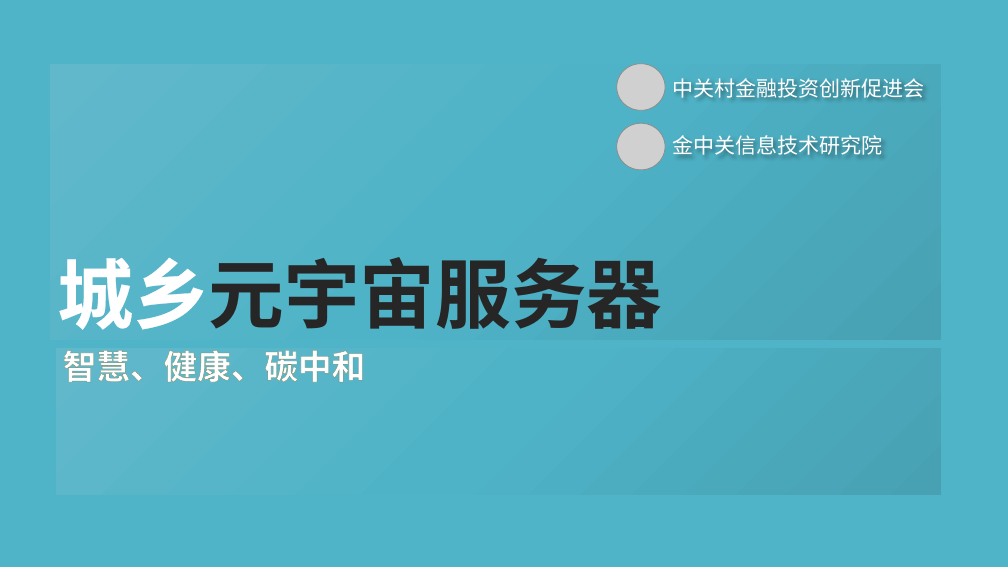
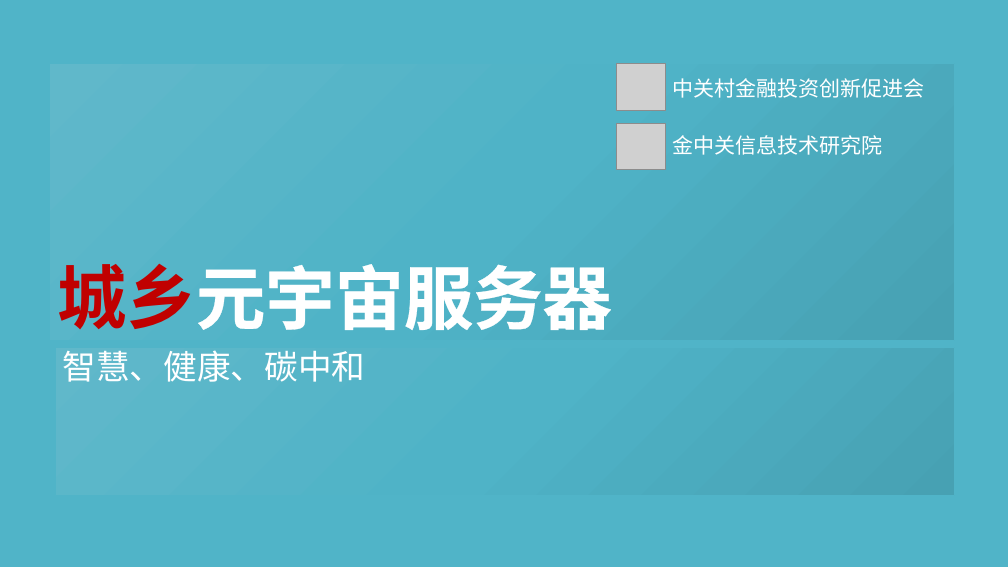
Before and after one commit to calcyu/chainway, a slide deck: slide 1 of Docs/城乡元宇宙服务器.pptx. Drawn at 1008x567 pixels with LibreOffice and Linux fonts; fonts in the diff are those of the drawing; grey boxes stand for pictures. Boxes give left, top, right and bottom in pixels: in the first picture for what was removed or moved away, otherwise in the second. Text is boxed around its words. In the diff, an @@ line names an element or a change of style, - is before the commit and + after.

```diff
--- a/Docs/城乡元宇宙服务器.pptx
+++ b/Docs/城乡元宇宙服务器.pptx
@@ title "城乡元宇宙服务器": place and size @@
-title "城乡元宇宙服务器" at <box>50,64,941,341</box>
+title "城乡元宇宙服务器" at <box>50,64,955,341</box>
@@ title "城乡元宇宙服务器" at <box>50,64,955,341</box>: size 72 to 66 pt; text colour #FFFFFF to #C00000, text colour #262626 to #FFFFFF in "城乡元宇宙服务器" @@
@@ subtitle "智慧、健康、碳中和": place and size @@
-subtitle "智慧、健康、碳中和" at <box>55,348,941,496</box>
+subtitle "智慧、健康、碳中和" at <box>55,348,955,496</box>
@@ subtitle "智慧、健康、碳中和" at <box>55,348,955,496</box>: letter outline #7A855D 0.8 pt to none, bold off @@
```
Also in this commit, not shown: 21 other slides changed, 15 slides added, 13 slides removed, 20 other files.
